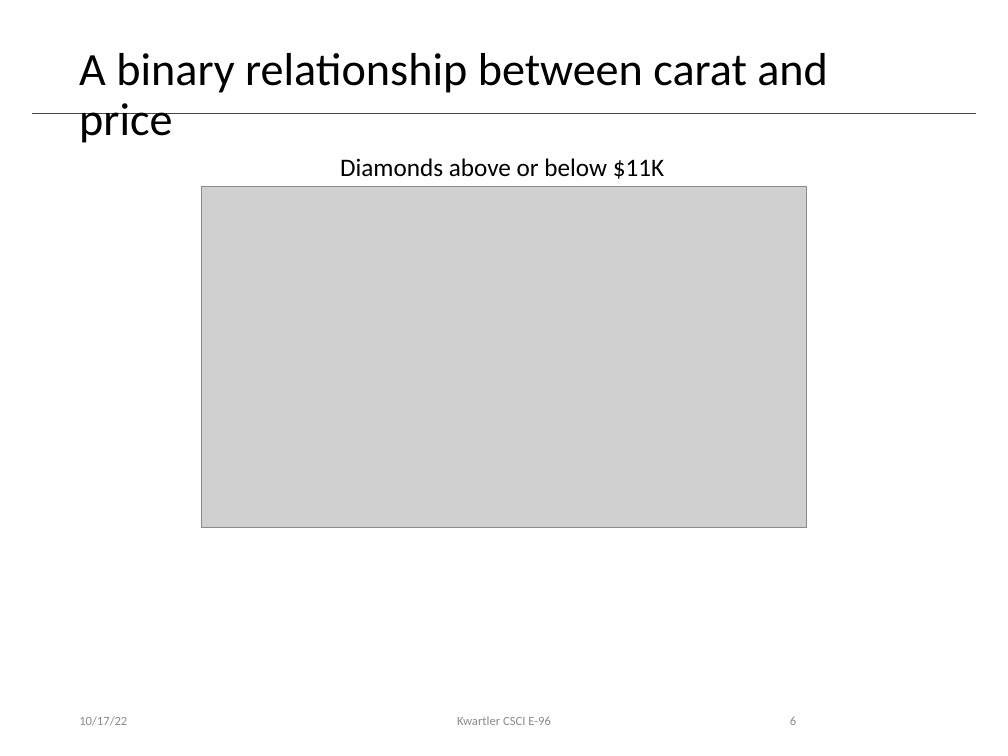
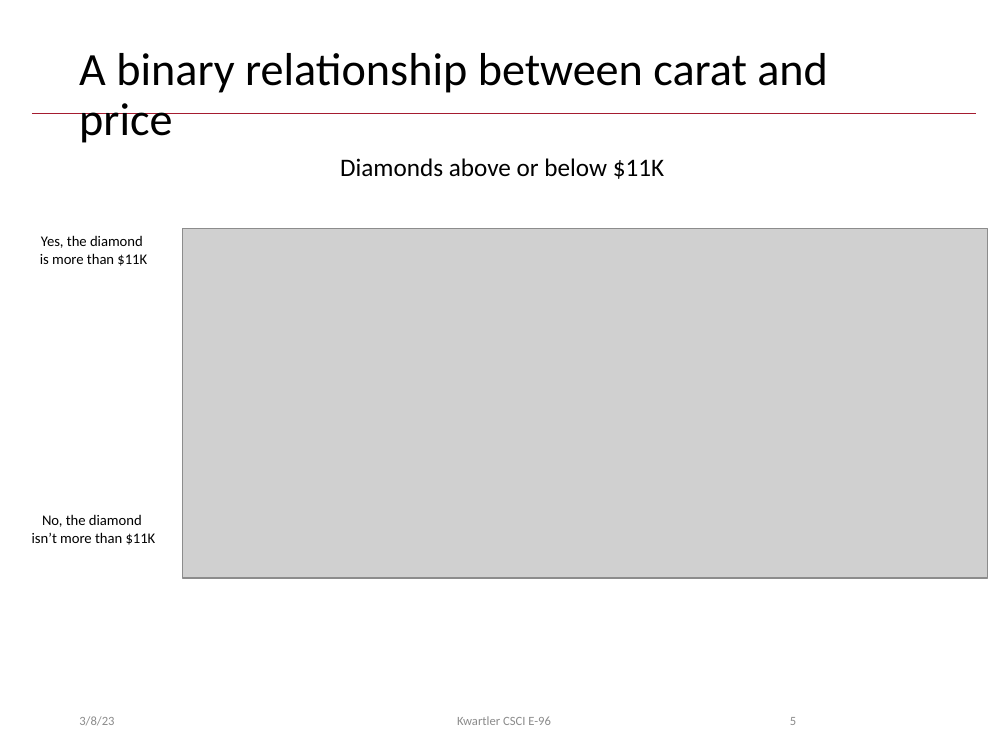
Before and after one commit to kwartler/Hult_Visualizing-Analyzing-Data-with-R, a slide deck: slide 5 of DD1/E_Mar9/B_LogReg.pptx (slide 6 before the commit). Drawn at 1008x756 pixels with LibreOffice and Linux fonts; fonts in the diff are those of the drawing; grey boxes stand for pictures; background and template pictures are left out. Boxes give left, top, right and bottom in pixels: in the first picture for what was removed or moved away, otherwise in the second. Text is boxed around its words. In the diff, an @@ line names an element or a change of style, - is before the commit and + after.

```diff
--- a/DD1/E_Mar9/B_LogReg.pptx
+++ b/DD1/E_Mar9/B_LogReg.pptx
@@ text added at (40,235,147,266), 10.5 pt, text #000000 @@
+Yes, the diamond
+is more than $11K
@@ picture: place and size @@
-picture at (202,186,807,528)
+picture at (182,228,988,578)
@@ text added at (32,514,156,545), 10.5 pt, text #000000 @@
+No, the diamond
+isn’t more than $11K
@@ text at (79,716,114,725): text changed @@
-10/17/22
+3/8/23
```
Also in this commit, not shown: 14 other slides changed, 1 slide added, 6 slides removed, 1 other file.
